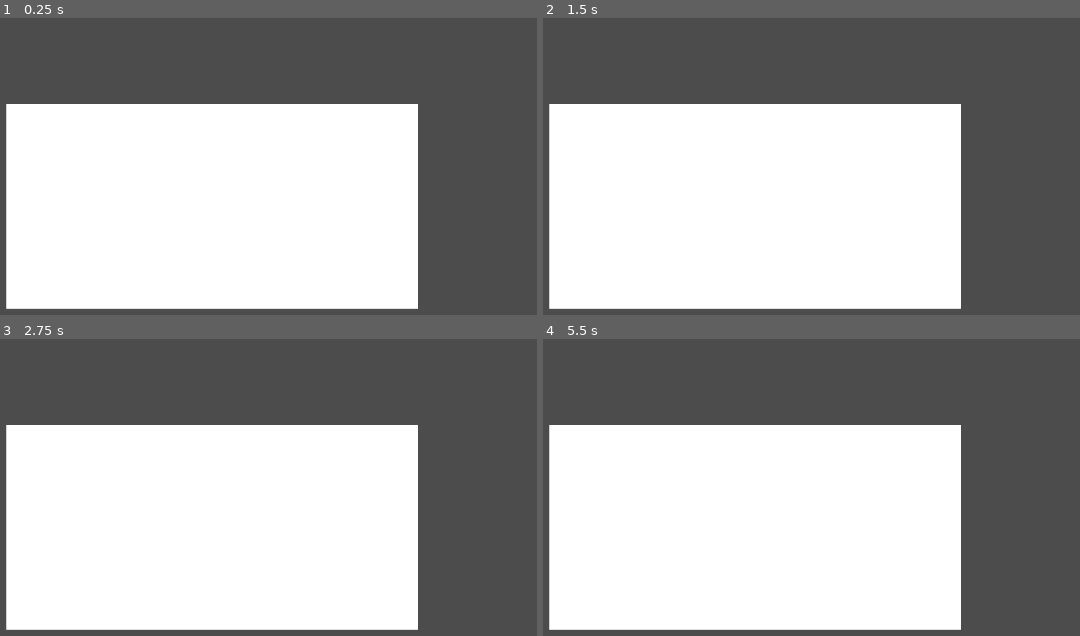
Above: before the commit, frames 1-4 (two rows, left to right).
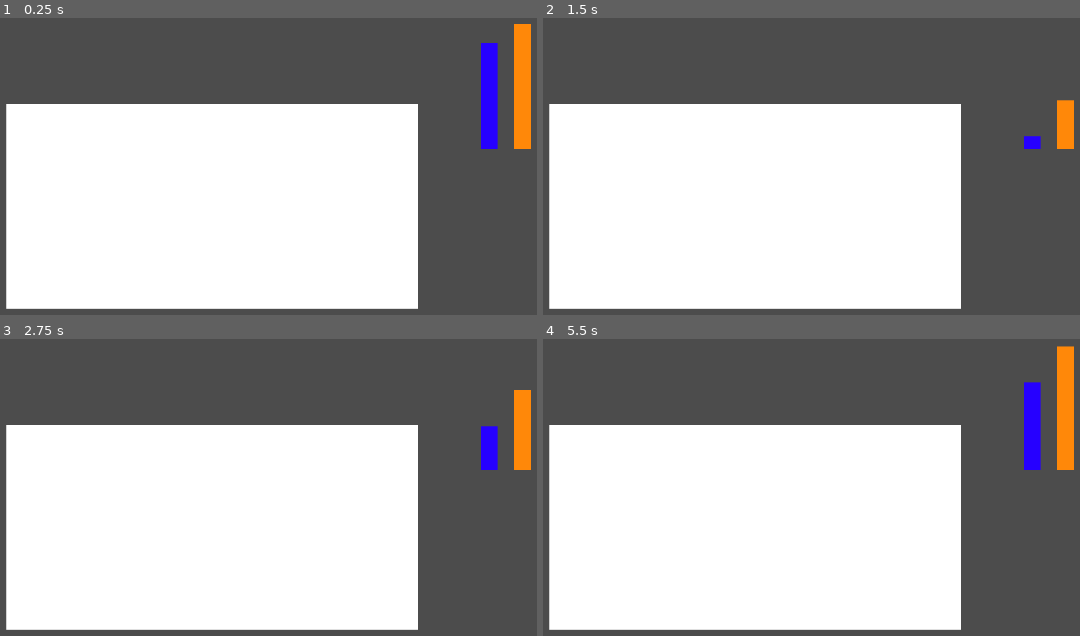
Above: after the commit, the same moments.

Repository: Hazematman/UWGameJam_Winter2023
Game: Godot game, scene res://scenes/TestScene.tscn
The game is run twice, just before and just after one commit, with the same random seed, the same clock (stepped at 60 frames per second) and the same inputs. Before the commit the project starts from res://scenes/test_scene.tscn.
Inputs:
- Up to frame 1 (0.25 s): no input
- Up to frame 2 (1.5 s): no input
- Up to frame 3 (2.75 s): no input
- Up to frame 4 (5.5 s): no input

The runs differ from the first frame. In frame 1, 2.5% of the frame differs, in the area x 89-99%, y 2-45%; in frame 2, 0.7%; in frame 3, 1.3%; in frame 4, 2.3%.

Commit message:
Add resource bars

Diff:
--- a/project.godot
+++ b/project.godot
@@ -11,7 +11,7 @@
 [application]
 
 config/name="UWGameJam_Winter2023"
-run/main_scene="res://scenes/test_scene.tscn"
+run/main_scene="res://scenes/TestScene.tscn"
 config/icon="res://icon.png"
 
 [display]
--- a/scenes/root_guy.tscn
+++ b/scenes/RootGuy.tscn
@@ -1,4 +1,6 @@
-[gd_scene load_steps=3 format=2]
+[gd_scene load_steps=4 format=2]
+
+[ext_resource path="res://scripts/RootGuy.gd" type="Script" id=1]
 
 [sub_resource type="Gradient" id=1]
 colors = PoolColorArray( 1, 1, 1, 1, 1, 1, 1, 1 )
@@ -6,7 +8,8 @@
 [sub_resource type="GradientTexture" id=2]
 gradient = SubResource( 1 )
 
-[node name="Node2D" type="Node2D"]
+[node name="RootGuy" type="Node2D"]
+script = ExtResource( 1 )
 
 [node name="MainSprite" type="Sprite" parent="."]
 position = Vector2( 988, 484 )
--- /dev/null
+++ b/scenes/TestScene.tscn
@@ -0,0 +1,25 @@
+[gd_scene load_steps=3 format=2]
+
+[ext_resource path="res://scenes/WaterBar.tscn" type="PackedScene" id=1]
+[ext_resource path="res://scenes/RootGuy.tscn" type="PackedScene" id=2]
+
+[node name="Node2D" type="Node2D"]
+
+[node name="RootGuy" parent="." instance=ExtResource( 2 )]
+
+[node name="WaterBar" parent="." instance=ExtResource( 1 )]
+margin_left = 1634.0
+margin_top = 346.0
+margin_right = 1674.0
+margin_bottom = 646.0
+node_path = NodePath("../RootGuy")
+tracking_property = "health"
+
+[node name="NBar" parent="." instance=ExtResource( 1 )]
+margin_left = 1714.0
+margin_top = 346.0
+margin_right = 1754.0
+margin_bottom = 646.0
+color = Color( 1, 0.533333, 0.0352941, 1 )
+node_path = NodePath("../RootGuy")
+tracking_property = "nutrient"
--- /dev/null
+++ b/scenes/WaterBar.tscn
@@ -0,0 +1,10 @@
+[gd_scene load_steps=2 format=2]
+
+[ext_resource path="res://scripts/WaterBar.gd" type="Script" id=1]
+
+[node name="WaterBar" type="ColorRect"]
+margin_right = 40.0
+margin_bottom = 40.0
+rect_scale = Vector2( 1, -1 )
+color = Color( 0.14902, 0, 1, 1 )
+script = ExtResource( 1 )
--- a/scenes/test_scene.tscn
+++ /dev/null
@@ -1,7 +0,0 @@
-[gd_scene load_steps=2 format=2]
-
-[ext_resource path="res://scenes/root_guy.tscn" type="PackedScene" id=1]
-
-[node name="Node2D" type="Node2D"]
-
-[node name="Node2D" parent="." instance=ExtResource( 1 )]
--- /dev/null
+++ b/scripts/RootGuy.gd
@@ -0,0 +1,28 @@
+extends Node2D
+
+
+# Declare member variables here. Examples:
+# var a = 2
+# var b = "text"
+var health = 1.0
+var nutrient = 1.0
+
+
+# Called when the node enters the scene tree for the first time.
+func _ready():
+	pass # Replace with function body.
+
+
+var track = 0
+# Called every frame. 'delta' is the elapsed time since the previous frame.
+func _process(delta):
+	# Code here right now is to simulate health bars
+	track += delta
+	health = health - 0.01
+	if health < 0:
+		health = 1.0
+
+	if track > 0.5:
+		nutrient = nutrient - 0.01
+		if nutrient < 0:
+			nutrient = 1.0
--- /dev/null
+++ b/scripts/WaterBar.gd
@@ -0,0 +1,21 @@
+extends ColorRect
+
+
+# Declare member variables here. Examples:
+# var a = 2
+# var b = "text"
+
+export(NodePath) var node_path
+export(String) var tracking_property
+onready var source_node = get_node(node_path)
+
+var size = Vector2(0, 0)
+
+# Called when the node enters the scene tree for the first time.
+func _ready():
+	size = rect_size
+
+
+# Called every frame. 'delta' is the elapsed time since the previous frame.
+func _process(delta):
+	rect_size.y = size.y * (source_node[tracking_property])
Not shown, added: assets/Roots game 1.png.import
